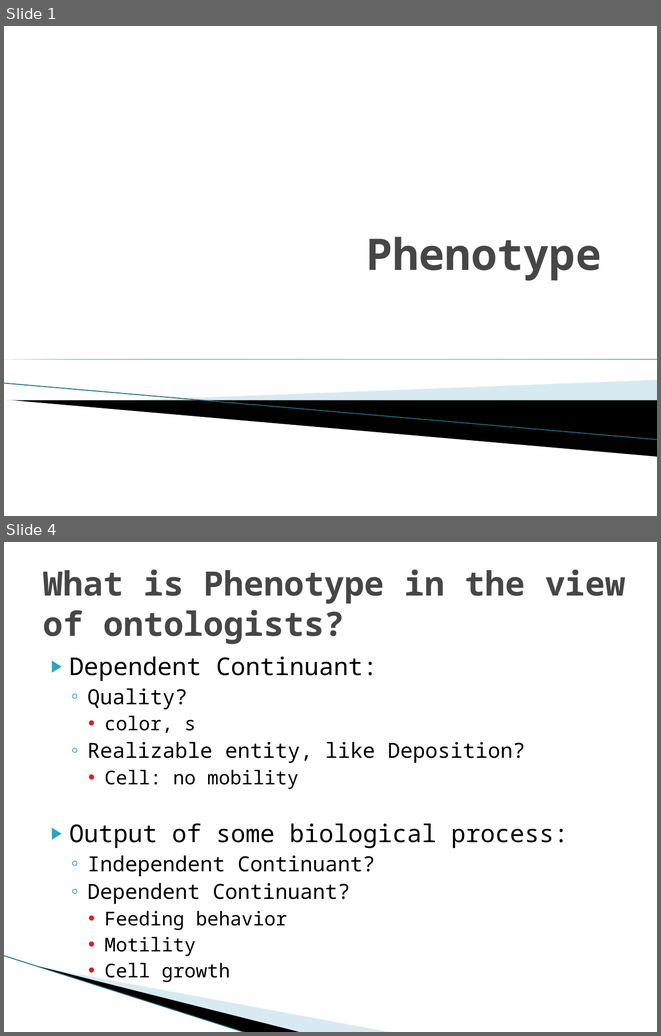
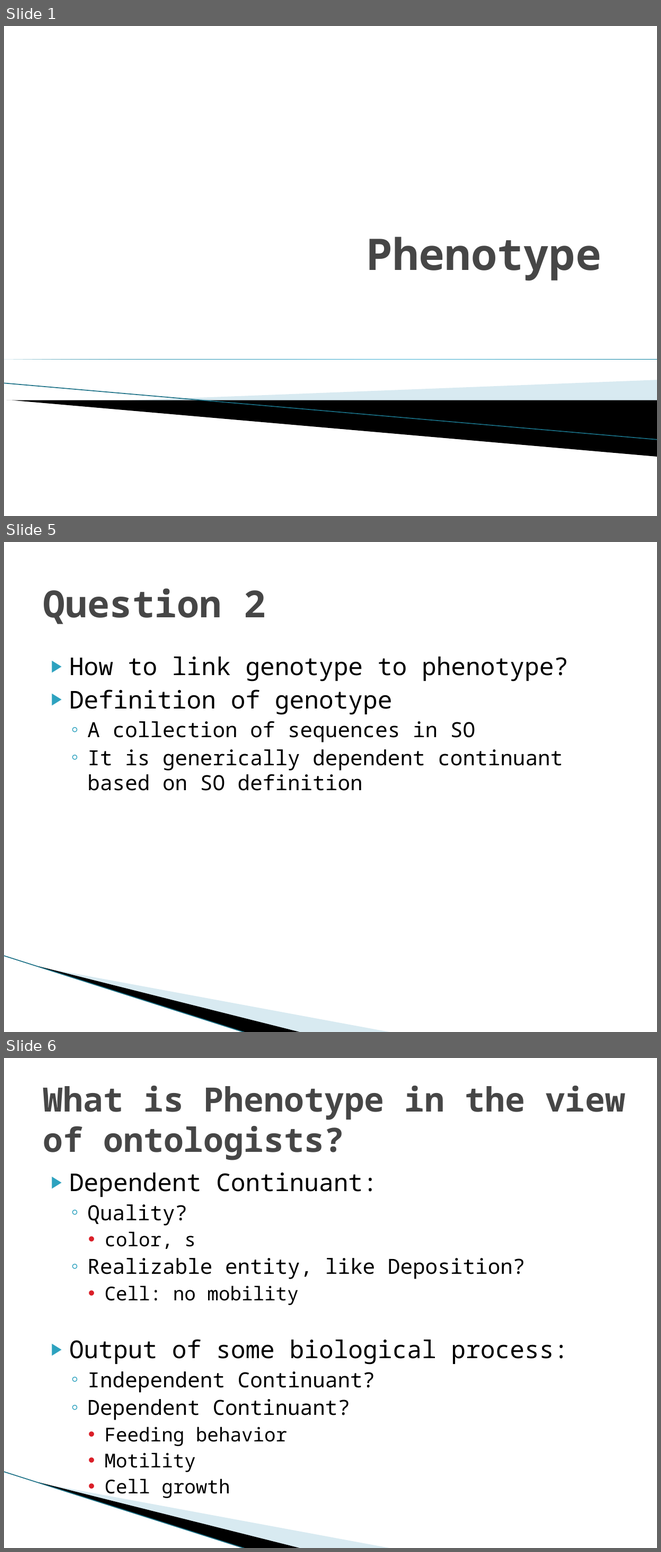
Before and after one commit to obi-ontology/obi-legacy-svn, a slide deck: trunk/docs/presentations/OBI workshop Oct 2011 Philly/Phenotype.pptx. Shown one above the other, each under a label of ours: slides 1 and 4 before the commit, slides 1, 5 and 6 after it; the slides between them are not shown. The pictures are 661x1036 and 661x1552 pixels, drawn with LibreOffice and Linux fonts; fonts in the diff are those of the drawing; background and template pictures are left out. Boxes give left, top, right and bottom in pixels: in the first picture for what was removed or moved away, otherwise in the second. Text is boxed around its words. In the diff, an @@ line names an element or a change of style, - is before the commit and + after.

```diff
--- a/trunk/docs/presentations/OBI workshop Oct 2011 Philly/Phenotype.pptx
+++ b/trunk/docs/presentations/OBI workshop Oct 2011 Philly/Phenotype.pptx
@@ slide 5 added at (x1=4, y1=542, x2=657, y2=1032), background #FFFFFF; not listed: 3 template elements that a slide beside it also shows @@
@@ title added at (x1=43, y1=588, x2=266, y2=624), 41 pt, text #464646, bold @@
+Question 2
@@ text added at (x1=69, y1=656, x2=568, y2=791), 23 pt, text #000000 @@
+▶ How to link genotype to phenotype?
+▶ Definition of genotype
+  ◦ A collection of sequences in SO
+  ◦ It is generically dependent continuant based on SO definition
@@ what was slide 4 is now slide 6 @@
```
Also in this commit, not shown: 1 slide changed, 2 other slides added, 1 other file.
